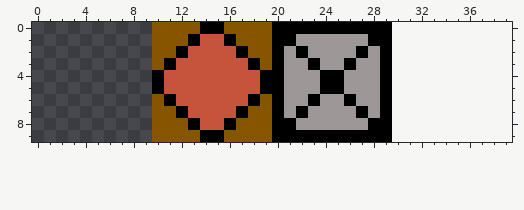
File history of a pixel-art sprite, src/Assets/Art/temptiles.png. The picture above was drawn from the file before the commit.
The file is 30x10 pixels. The old version is drawn lined up with the new one, on the new canvas.
Now the later version:
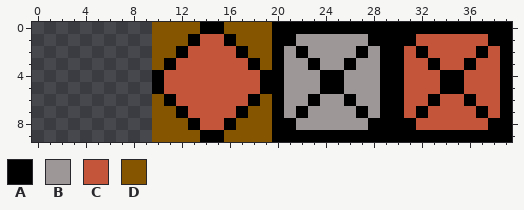
Palette (. is transparent): A #000000  B #9d9797  C #c5553a  D #865500
Edits made:
canvas 30x10 -> 40x10
@@ x 28..39 @@
- 0 AA..........
- 1 AA..........
- 2 BA..........
- 3 BA..........
- 4 BA..........
- 5 BA..........
- 6 BA..........
- 7 BA..........
- 8 AA..........
- 9 AA..........
+ 0 AAAAAAAAAAAA
+ 1 AAAACCCCCCAA
+ 2 BAACACCCCACA
+ 3 BAACCACCACCA
+ 4 BAACCCAACCCA
+ 5 BAACCCAACCCA
+ 6 BAACCACCACCA
+ 7 BAACACCCCACA
+ 8 AAAACCCCCCAA
+ 9 AAAAAAAAAAAA
Pixel boxes of the changes (left, top, right, bottom) in both pictures:
added: (392, 22, 512, 142)
